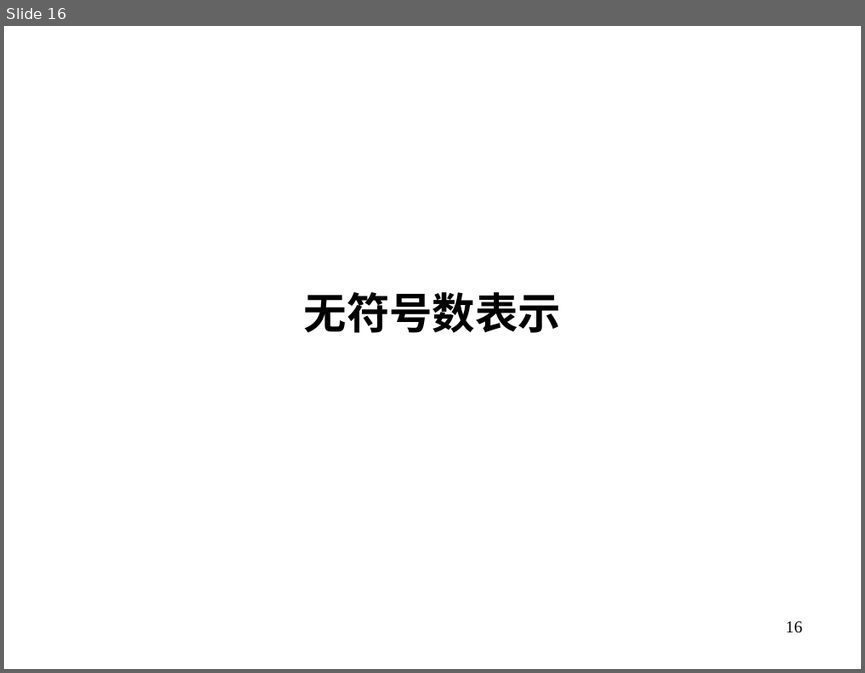
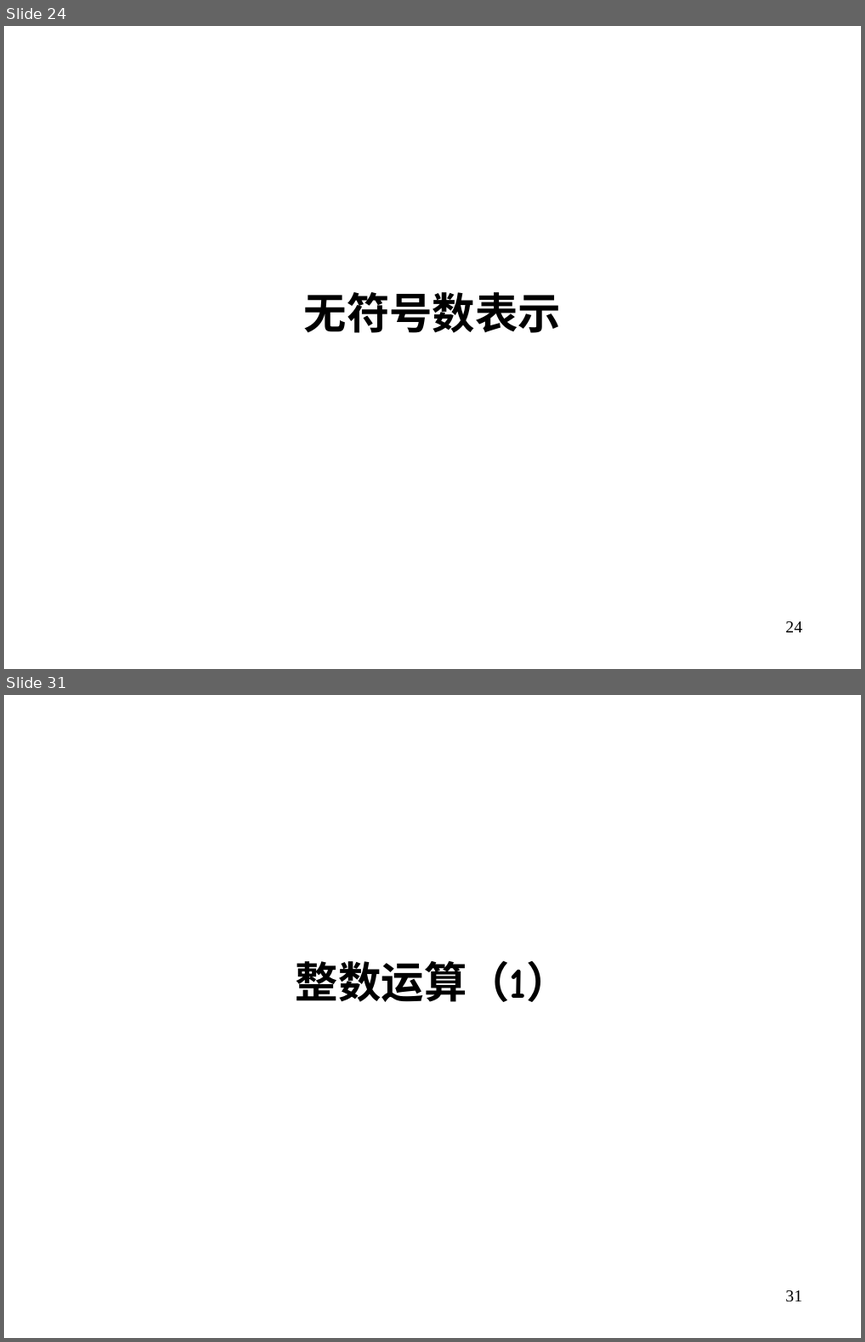
Before and after one commit to RUCICS/ICS1-2024-Preparation, a slide deck: 数的表示MoocDemo.pptx. Shown one above the other, each under a label of ours: slide 16 before the commit, slides 24 and 31 after it; the slides between them are not shown. The pictures are 865x673 and 865x1342 pixels, drawn with LibreOffice and Linux fonts; fonts in the diff are those of the drawing. Boxes give left, top, right and bottom in pixels: in the first picture for what was removed or moved away, otherwise in the second. Text is boxed around its words. In the diff, an @@ line names an element or a change of style, - is before the commit and + after.

```diff
--- a/数的表示MoocDemo.pptx
+++ b/数的表示MoocDemo.pptx
@@ slide 31 added at [4,695,861,1338], background #FFFFFF @@
@@ title added at [296,960,569,1002], 36 pt, text #000000, bold @@
+整数运算（1）
@@ page number added at [785,1290,802,1302], 14 pt, text #000000 @@
+31
@@ what was slide 16 is now slide 24 @@
@@ page number at [785,621,802,632]: text changed @@
-16
+24
```
Also in this commit, not shown: 5 slides changed, 35 other slides added.
